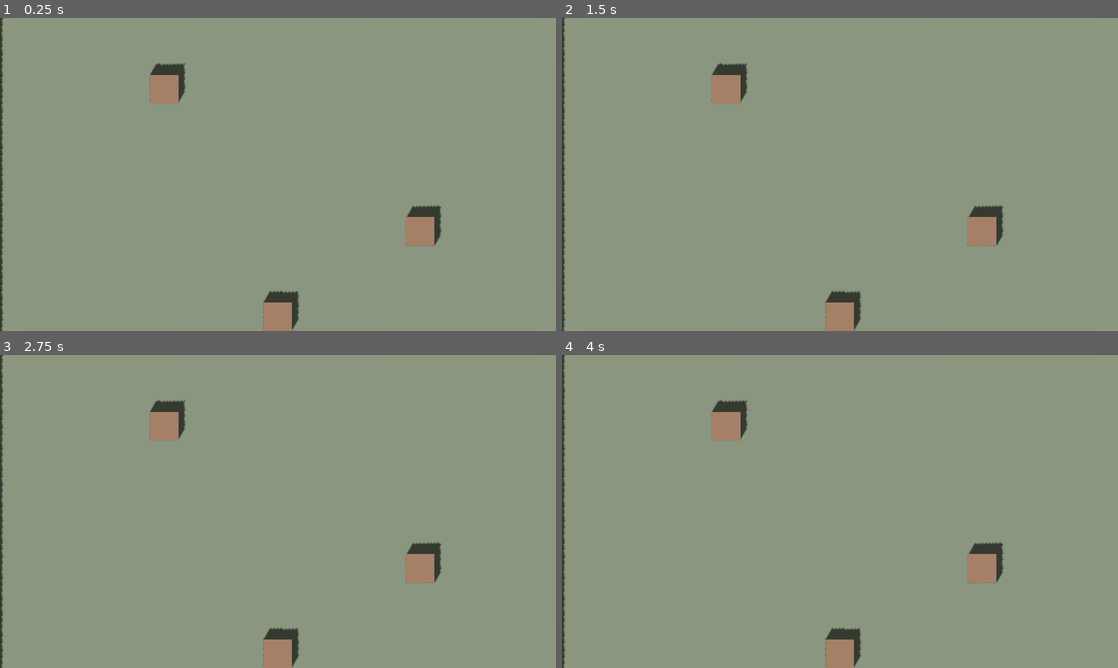
Above: before the commit, frames 1-4 (two rows, left to right).
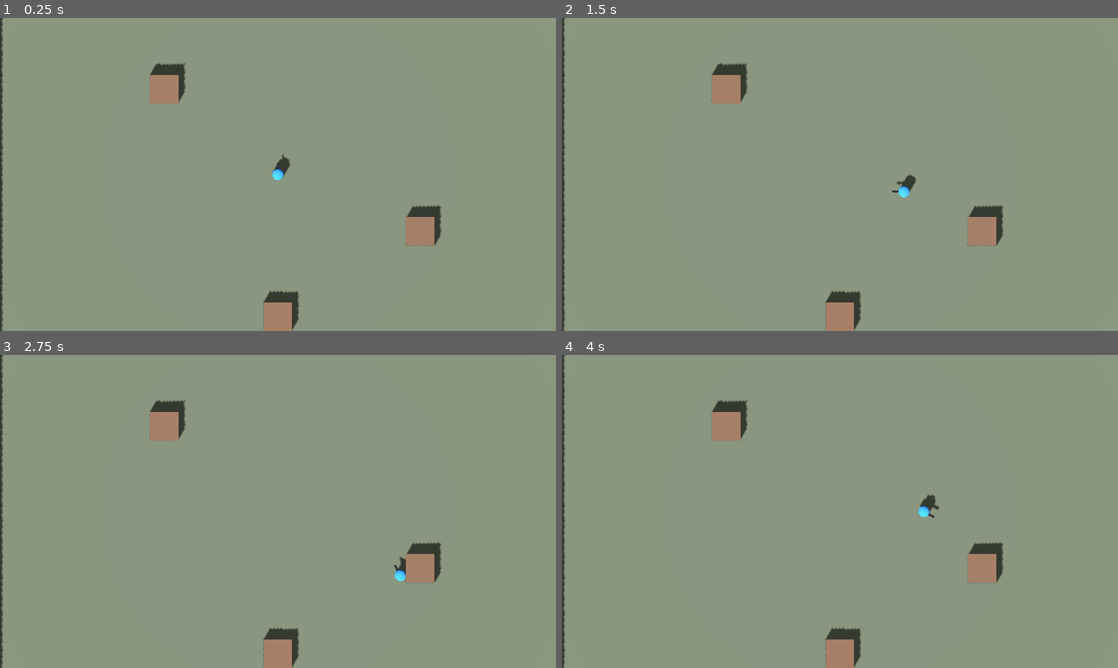
Above: after the commit, the same moments.

Repository: Bobs-Dev-Attic/ZombiesGD
Game: Godot game, scene res://scenes/main.tscn
Same seed, same stepped clock (60 frames per second), same inputs: the game is played once before the commit and once after it.
Inputs (mouse positions are in pixels of both pictures, inside the frame that each line leads up to):
- Up to frame 1 (0.25 s): no input
- Up to frame 2 (1.5 s): tap Enter at 0.5 s; move the mouse to (962, 158) at 0.52 s; press the mouse at (962, 158) at 0.53 s; hold D (move_right) 0.53-1.28 s; move the mouse to (728, 190) at 1.27 s; release the mouse at (728, 190) at 1.28 s; hold S (move_down) from 1.28 s (still down); click (728, 190) at 1.35 s
- Up to frame 3 (2.75 s): move the mouse to (333, 442) at 2.02 s; release S (move_down) at 2.03 s; press the mouse at (333, 442) at 2.03 s; hold D (move_right) from 2.03 s (still down)
- Up to frame 4 (4 s): move the mouse to (812, 574) at 2.77 s; release D (move_right) at 2.78 s; release the mouse at (812, 574) at 2.78 s; hold W (move_up) 2.78-3.53 s; click (812, 574) at 2.85 s; move the mouse to (1006, 558) at 3.52 s; press the mouse at (1006, 558) at 3.53 s; hold A (move_left) from 3.53 s (still down)

The runs differ from the first frame. In frame 1, 0.2% of the frame differs, in the area x 49-53%, y 43-52%; in frame 2, 0.2%; in frame 3, 0.1%; in frame 4, 0.2%, in the area x 64-68%, y 44-52%.

Commit message:
feat: add player movement, aim, and hitscan
CharacterBody3D player with WASD/gamepad movement, mouse (or touch) aim, and
a single hitscan gun gated by Upgrades stats. Instanced into scenes/main.tscn
at (0, 1.4, 0) -- adjusted from the planned (0, 1, 0) so the capsule rests on
the ground's actual top surface (y=0.5). Pure HP arithmetic (damage clamp,
heal-on-max-hp-increase) extracted into scripts/player_health.gd so it stays
unit-testable, since player.gd itself can't be preloaded from the -s test
runner (InputManager autoload isn't registered yet in that boot path).

Co-Authored-By: Claude Opus 4.8 <noreply@anthropic.com>

Diff:
--- a/scenes/main.tscn
+++ b/scenes/main.tscn
@@ -1,6 +1,7 @@
-[gd_scene load_steps=15 format=3 uid="uid://bmainstub001"]
+[gd_scene load_steps=16 format=3 uid="uid://bmainstub001"]
 
 [ext_resource path="res://scripts/main.gd" type="Script" id="1"]
+[ext_resource path="res://scenes/player.tscn" type="PackedScene" id="2"]
 
 [sub_resource type="BoxShape3D" id="BoxShape3D_ground"]
 size = Vector3(40, 1, 40)
@@ -126,6 +127,9 @@
 mesh = SubResource("BoxMesh_cover")
 surface_material_override/0 = SubResource("StandardMaterial3D_cover")
 
+[node name="Player" parent="." instance=ExtResource("2")]
+transform = Transform3D(1, 0, 0, 0, 1, 0, 0, 0, 1, 0, 1.4, 0)
+
 [node name="Camera3D" type="Camera3D" parent="."]
 position = Vector3(0, 28, 0)
 rotation_degrees = Vector3(-90, 0, 0)
--- /dev/null
+++ b/scenes/player.tscn
@@ -0,0 +1,50 @@
+[gd_scene load_steps=8 format=3 uid="uid://bplayerstub001"]
+
+[ext_resource path="res://scripts/player.gd" type="Script" id="1"]
+
+[sub_resource type="CapsuleShape3D" id="CapsuleShape3D_player"]
+radius = 0.4
+height = 1.8
+
+[sub_resource type="CapsuleMesh" id="CapsuleMesh_player"]
+radius = 0.4
+height = 1.8
+
+[sub_resource type="StandardMaterial3D" id="StandardMaterial3D_player"]
+albedo_color = Color(0.2, 0.55, 0.95, 1)
+
+[sub_resource type="BoxMesh" id="BoxMesh_gun"]
+size = Vector3(0.15, 0.15, 0.6)
+
+[sub_resource type="StandardMaterial3D" id="StandardMaterial3D_gun"]
+albedo_color = Color(0.12, 0.12, 0.14, 1)
+
+[sub_resource type="CylinderMesh" id="CylinderMesh_muzzle"]
+top_radius = 0.05
+bottom_radius = 0.05
+height = 0.08
+
+[node name="Player" type="CharacterBody3D"]
+collision_layer = 1
+collision_mask = 1
+script = ExtResource("1")
+
+[node name="CollisionShape3D" type="CollisionShape3D" parent="."]
+shape = SubResource("CapsuleShape3D_player")
+
+[node name="MeshInstance3D" type="MeshInstance3D" parent="."]
+mesh = SubResource("CapsuleMesh_player")
+surface_material_override/0 = SubResource("StandardMaterial3D_player")
+
+[node name="Gun" type="MeshInstance3D" parent="."]
+transform = Transform3D(1, 0, 0, 0, 1, 0, 0, 0, 1, 0, 0.3, -0.5)
+mesh = SubResource("BoxMesh_gun")
+surface_material_override/0 = SubResource("StandardMaterial3D_gun")
+
+[node name="Muzzle" type="Marker3D" parent="Gun"]
+transform = Transform3D(1, 0, 0, 0, 1, 0, 0, 0, 1, 0, 0, -0.3)
+
+[node name="MuzzleMesh" type="MeshInstance3D" parent="Gun/Muzzle"]
+transform = Transform3D(1, 0, 0, 0, 0, -1, 0, 1, 0, 0, 0, 0)
+mesh = SubResource("CylinderMesh_muzzle")
+surface_material_override/0 = SubResource("StandardMaterial3D_gun")
--- /dev/null
+++ b/scripts/player.gd
@@ -0,0 +1,106 @@
+extends CharacterBody3D
+
+## Player: WASD/gamepad movement, mouse aim (or touch-stick aim when in touch
+## mode), and a single hitscan gun. Combat power is entirely derived from
+## `upgrades` (Upgrades) — this script has no damage/speed constants of its
+## own beyond the muzzle ray's max range.
+
+signal died
+signal hp_changed(current: float, maximum: float)
+
+var upgrades: Upgrades = Upgrades.new()
+var hp: float = 100.0
+var _fire_timer: float = 0.0
+
+@onready var _muzzle: Marker3D = $Gun/Muzzle
+
+const RAY_RANGE: float = 40.0
+const ZOMBIE_MASK: int = 2
+
+
+func _ready() -> void:
+	add_to_group("player")
+	hp = upgrades.max_hp()
+	hp_changed.emit(hp, upgrades.max_hp())
+
+
+## Refresh derived stats from a new Upgrades snapshot. Per design: healing to
+## full only happens when max_hp increases between waves (i.e. a MAX_HP
+## upgrade was purchased) — buying other upgrade kinds must not top off HP.
+## Arithmetic lives in PlayerHealth (tests/test_player.gd) so it's covered
+## headlessly without needing this InputManager-referencing script to load.
+func apply_upgrades(u: Upgrades) -> void:
+	var old_max := upgrades.max_hp()
+	upgrades = u
+	var new_max := upgrades.max_hp()
+	hp = PlayerHealth.apply_upgrades_hp(hp, old_max, new_max)
+	hp_changed.emit(hp, new_max)
+
+
+func get_hp() -> float:
+	return hp
+
+
+func get_max_hp() -> float:
+	return upgrades.max_hp()
+
+
+func take_damage(amount: float) -> void:
+	if hp <= 0.0:
+		return
+	hp = PlayerHealth.damage(hp, amount)
+	hp_changed.emit(hp, upgrades.max_hp())
+	if hp <= 0.0:
+		died.emit()
+
+
+func _physics_process(delta: float) -> void:
+	var move2: Vector2 = InputManager.get_move_vector()
+	var speed: float = upgrades.move_speed()
+	velocity.x = move2.x * speed
+	velocity.z = move2.y * speed
+	velocity.y = 0.0
+	move_and_slide()
+	_update_aim(move2)
+	_fire_timer = maxf(0.0, _fire_timer - delta)
+	if InputManager.is_fire_held() and _fire_timer <= 0.0:
+		_fire()
+		_fire_timer = upgrades.fire_cooldown()
+
+
+func _update_aim(move2: Vector2) -> void:
+	if InputManager.use_mouse_aim():
+		var cam := get_viewport().get_camera_3d()
+		if cam == null:
+			return
+		var screen_pos := InputManager.get_aim_screen_position()
+		var from := cam.project_ray_origin(screen_pos)
+		var dir := cam.project_ray_normal(screen_pos)
+		if absf(dir.y) < 0.0001:
+			return
+		var t := -(from.y - global_position.y) / dir.y
+		if t < 0.0:
+			return
+		var hit := from + dir * t
+		var look := Vector3(hit.x, global_position.y, hit.z)
+		if look.distance_to(global_position) > 0.1:
+			look_at(look, Vector3.UP)
+	else:
+		if move2.length() > 0.1:
+			var look := global_position + Vector3(move2.x, 0.0, move2.y)
+			look_at(look, Vector3.UP)
+
+
+func _fire() -> void:
+	var space := get_world_3d().direct_space_state
+	var origin := _muzzle.global_position
+	var toward := -global_transform.basis.z
+	var query := PhysicsRayQueryParameters3D.create(origin, origin + toward * RAY_RANGE)
+	query.collide_with_areas = false
+	query.collision_mask = ZOMBIE_MASK
+	var result := space.intersect_ray(query)
+	if result.is_empty():
+		return
+	var collider = result.collider
+	if collider and collider.has_method("take_damage"):
+		collider.take_damage(upgrades.damage())
--- /dev/null
+++ b/scripts/player_health.gd
@@ -0,0 +1,27 @@
+class_name PlayerHealth
+extends RefCounted
+
+## Pure HP arithmetic extracted out of Player so it can be unit tested
+## headlessly. Player itself references the InputManager autoload at the
+## class-body level (in _physics_process), and GDScript resolves that
+## identifier at compile time — when a test script preloads player.gd
+## directly via `-s res://tests/run_tests.gd`, autoloads have not been
+## registered yet (that only happens once the SceneTree's normal main-scene
+## bootstrap runs), so the whole class fails to compile with
+## "Identifier not found: InputManager". Keeping the pure math here, in a
+## script with no autoload references, sidesteps that entirely.
+
+
+## Damage clamps at 0, never negative.
+static func damage(hp: float, amount: float) -> float:
+	return maxf(0.0, hp - amount)
+
+
+## Per design: HP heals to full only when max_hp increases (i.e. a MAX_HP
+## upgrade was purchased between waves). Buying any other upgrade kind keeps
+## current HP as-is (clamped down if max_hp ever decreased, which upgrades
+## never do today, but keeps this total).
+static func apply_upgrades_hp(hp: float, old_max_hp: float, new_max_hp: float) -> float:
+	if new_max_hp > old_max_hp:
+		return new_max_hp
+	return minf(hp, new_max_hp)
--- a/tests/run_tests.gd
+++ b/tests/run_tests.gd
@@ -4,6 +4,7 @@
 	"res://tests/test_wave_math.gd",
 	"res://tests/test_upgrades.gd",
 	"res://tests/test_input_manager.gd",
+	"res://tests/test_player.gd",
 ]
 
 
--- /dev/null
+++ b/tests/test_player.gd
@@ -0,0 +1,58 @@
+extends TestCase
+
+## Player itself (scripts/player.gd) is a CharacterBody3D that reads live
+## Input/mouse/physics state every frame — not meaningfully testable
+## headlessly, and per the task's testing convention we do not contrive a
+## hollow test around it.
+##
+## It ALSO cannot even be preloaded/instantiated from this test runner:
+## player.gd references the InputManager autoload as a bare identifier
+## (in _physics_process), and GDScript resolves that at compile time. When
+## `tests/run_tests.gd` preloads a test script via `-s`, autoloads have not
+## been registered yet (that happens later, during the normal main-scene
+## bootstrap), so preloading player.gd here fails with
+## "SCRIPT ERROR: Compile Error: Identifier not found: InputManager" and
+## `PlayerScript.new()` silently returns null — every check() call downstream
+## would then either error out or, worse, quietly never run, reporting a
+## false PASS. (This was confirmed while writing this test: an earlier
+## version of this file did exactly that.)
+##
+## The genuinely pure part — the take_damage clamp-at-zero arithmetic and the
+## "heal to full only when max_hp increases between waves" rule the brief
+## specifies for apply_upgrades — has been extracted into
+## scripts/player_health.gd (PlayerHealth), which has no autoload references
+## and is tested directly below. Player.take_damage/apply_upgrades are thin
+## wrappers around these two functions plus signal emission; that wiring is
+## verified only by the headless `--quit-after` run showing no script/parse
+## errors, not by a unit test.
+
+const PlayerHealth := preload("res://scripts/player_health.gd")
+
+
+func run() -> void:
+	check_approx(PlayerHealth.damage(100.0, 30.0), 70.0, "damage(100, 30) = 70")
+	check_approx(
+		PlayerHealth.damage(20.0, 1000.0), 0.0, "damage clamps at 0, never negative"
+	)
+	check_approx(PlayerHealth.damage(0.0, 5.0), 0.0, "damage on already-0 hp stays 0")
+
+	check_approx(
+		PlayerHealth.apply_upgrades_hp(60.0, 100.0, 125.0),
+		125.0,
+		"hp heals to full when max_hp increases (100 -> 125)"
+	)
+	check_approx(
+		PlayerHealth.apply_upgrades_hp(40.0, 100.0, 100.0),
+		40.0,
+		"hp is untouched when max_hp does not change"
+	)
+	check_approx(
+		PlayerHealth.apply_upgrades_hp(90.0, 125.0, 100.0),
+		90.0,
+		"hp is left alone (not clamped down) when max_hp decreases and hp is already below it"
+	)
+	check_approx(
+		PlayerHealth.apply_upgrades_hp(110.0, 125.0, 100.0),
+		100.0,
+		"hp is clamped down when max_hp decreases below current hp"
+	)
Not shown, added: scripts/player.gd.uid
Not shown, added: scripts/player_health.gd.uid
Not shown, added: tests/test_player.gd.uid
